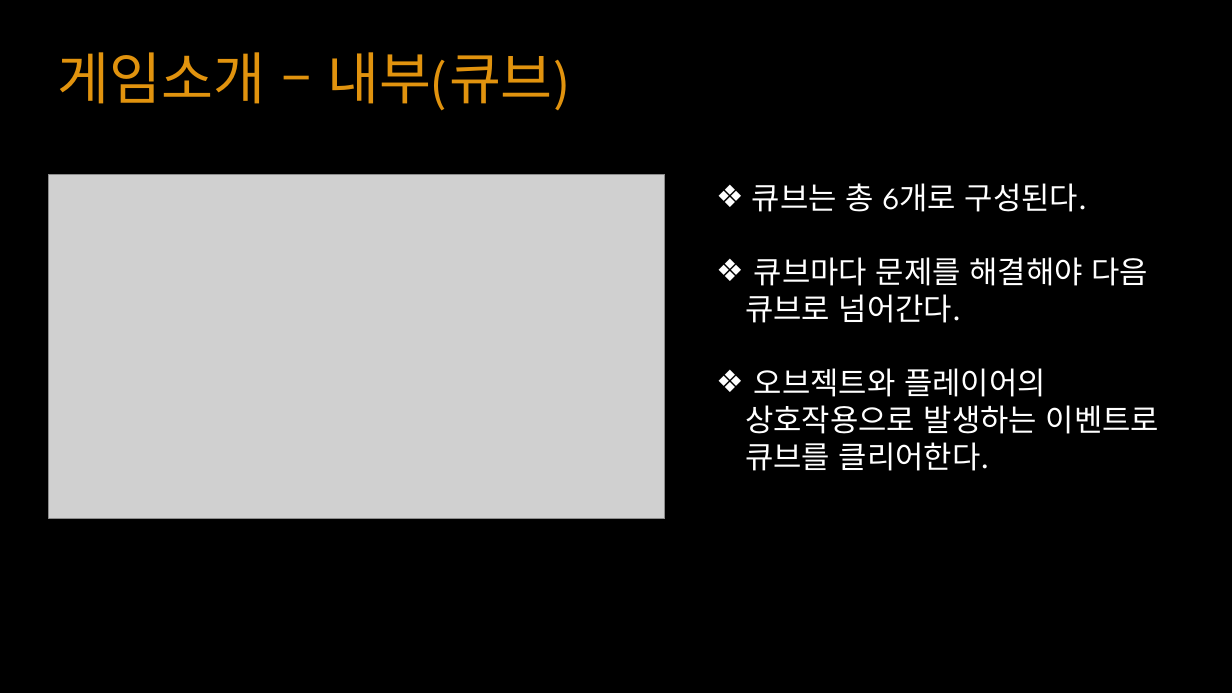
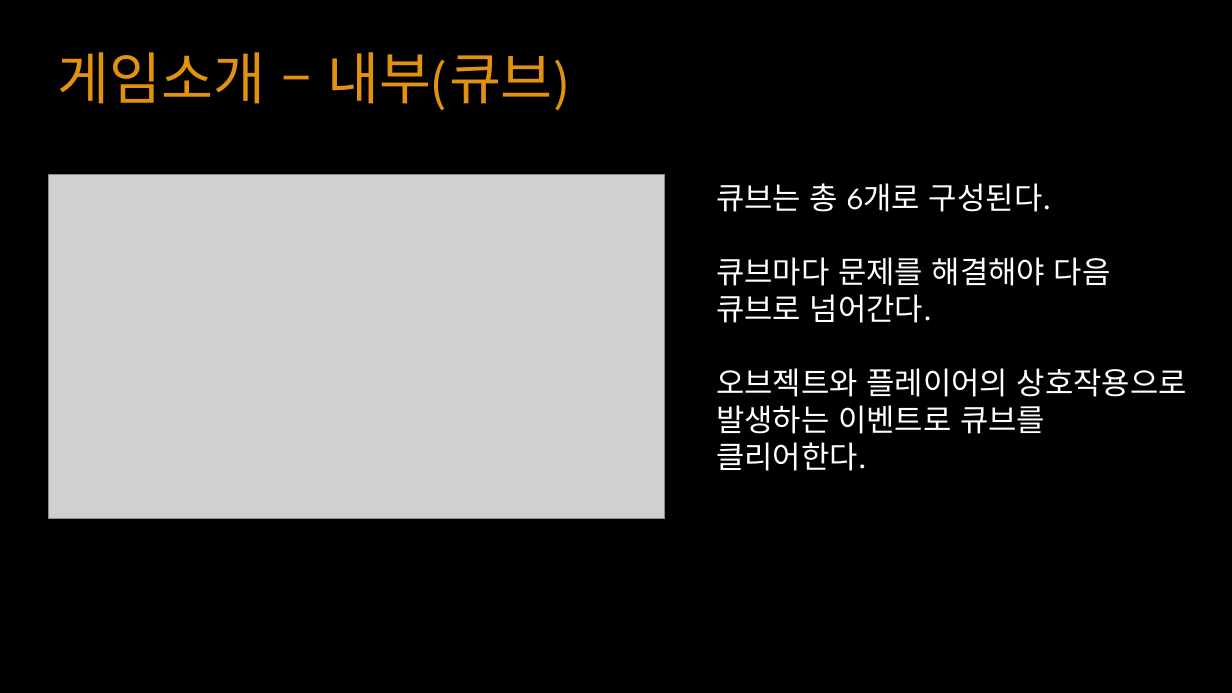
Before and after one commit to YKTeam/Room503, a slide deck: slide 9 of Document/Escape Cube(가제) ppt.pptx (slide 10 before the commit). Drawn at 1232x693 pixels with LibreOffice and Linux fonts; fonts in the diff are those of the drawing; grey boxes stand for pictures. Boxes give left, top, right and bottom in pixels: in the first picture for what was removed or moved away, otherwise in the second. Text is boxed around its words. In the diff, an @@ line names an element or a change of style, - is before the commit and + after.

```diff
--- a/Document/Escape Cube(가제) ppt.pptx
+++ b/Document/Escape Cube(가제) ppt.pptx
@@ text "큐브는 총 6개로 구성된다." at box(716, 183, 1187, 471): bullet ❖ to none @@
```
Also in this commit, not shown: 6 other slides changed, 2 slides added, 2 slides removed, 1 other file.
